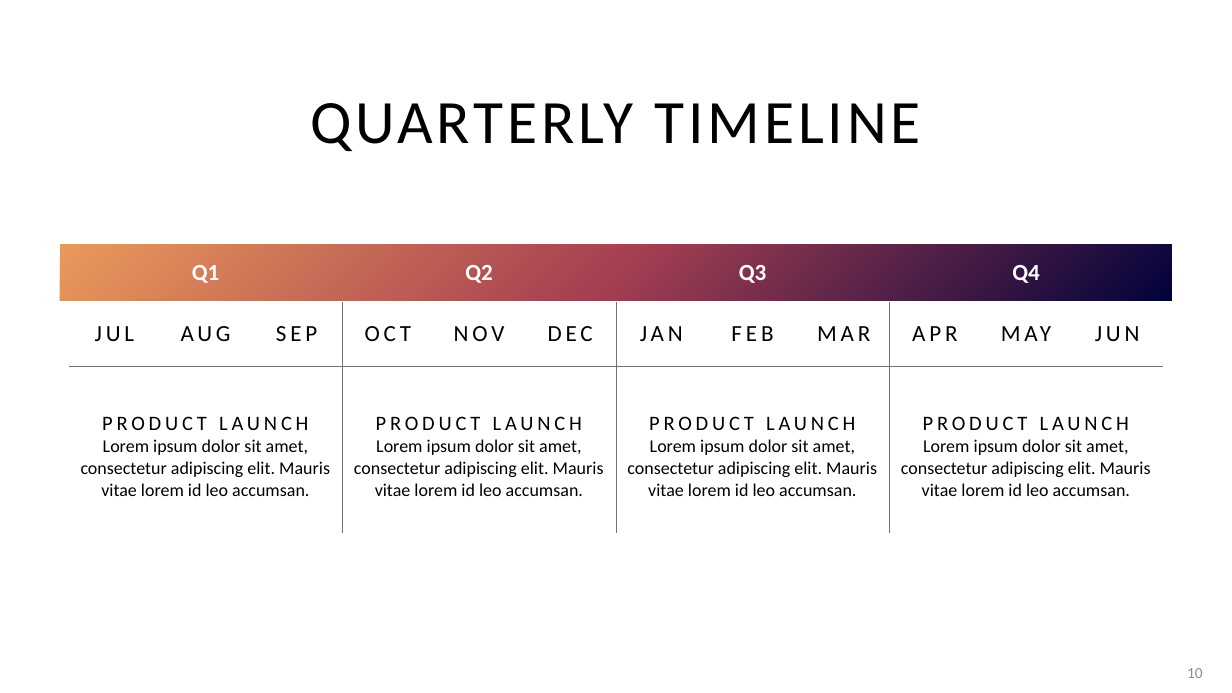
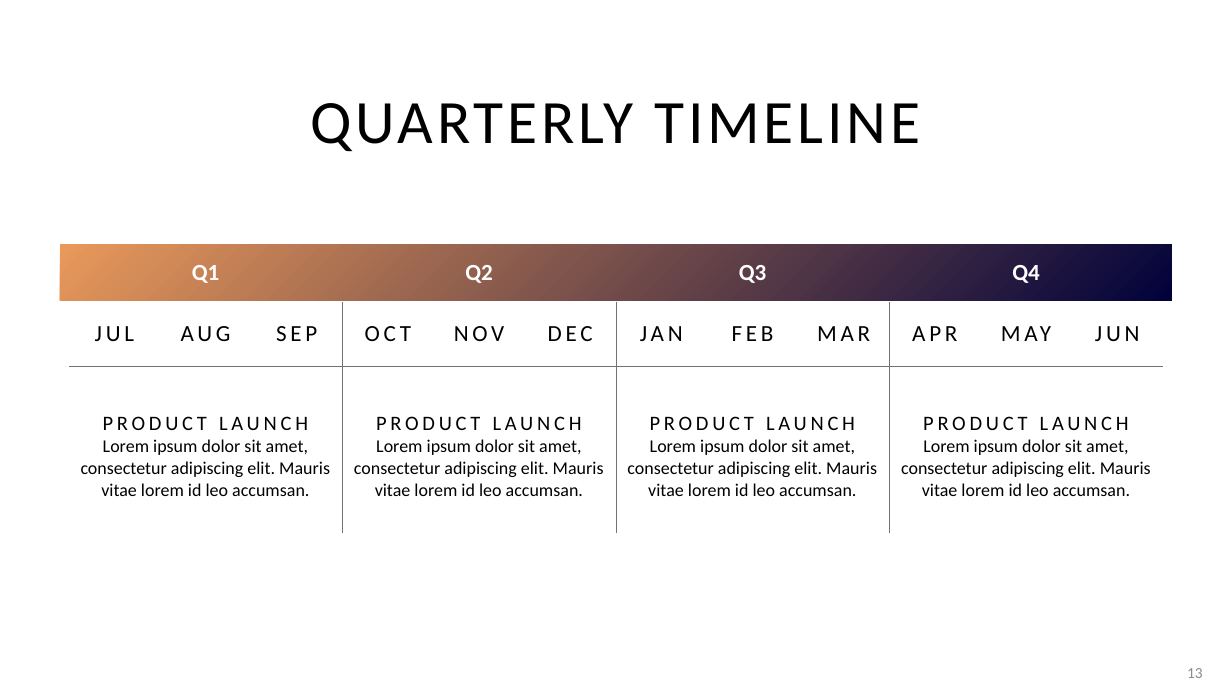
Before and after one commit to marcolongol/bff, a slide deck: slide 13 of API Gateway vs BFF_v0.pptx (slide 10 before the commit). Drawn at 1232x693 pixels with LibreOffice and Linux fonts; fonts in the diff are those of the drawing. Boxes give left, top, right and bottom in pixels: in the first picture for what was removed or moved away, otherwise in the second. Text is boxed around its words. In the diff, an @@ line names an element or a change of style, - is before the commit and + after.

```diff
--- a/API Gateway vs BFF_v0.pptx
+++ b/API Gateway vs BFF_v0.pptx
@@ rectangle at [60,244,1172,300]: fill gradient #01023B to #A53F52 to #E9995A to gradient #E9995A to #01023B @@
@@ table at [68,243,1166,533] @@
@@ borders changed @@
@@ page number at [1187,668,1203,678]: text changed; text colour #8C8C8C to #8B8B8B @@
-10
+13
```
Also in this commit, not shown: 12 other slides changed, 3 slides added.
